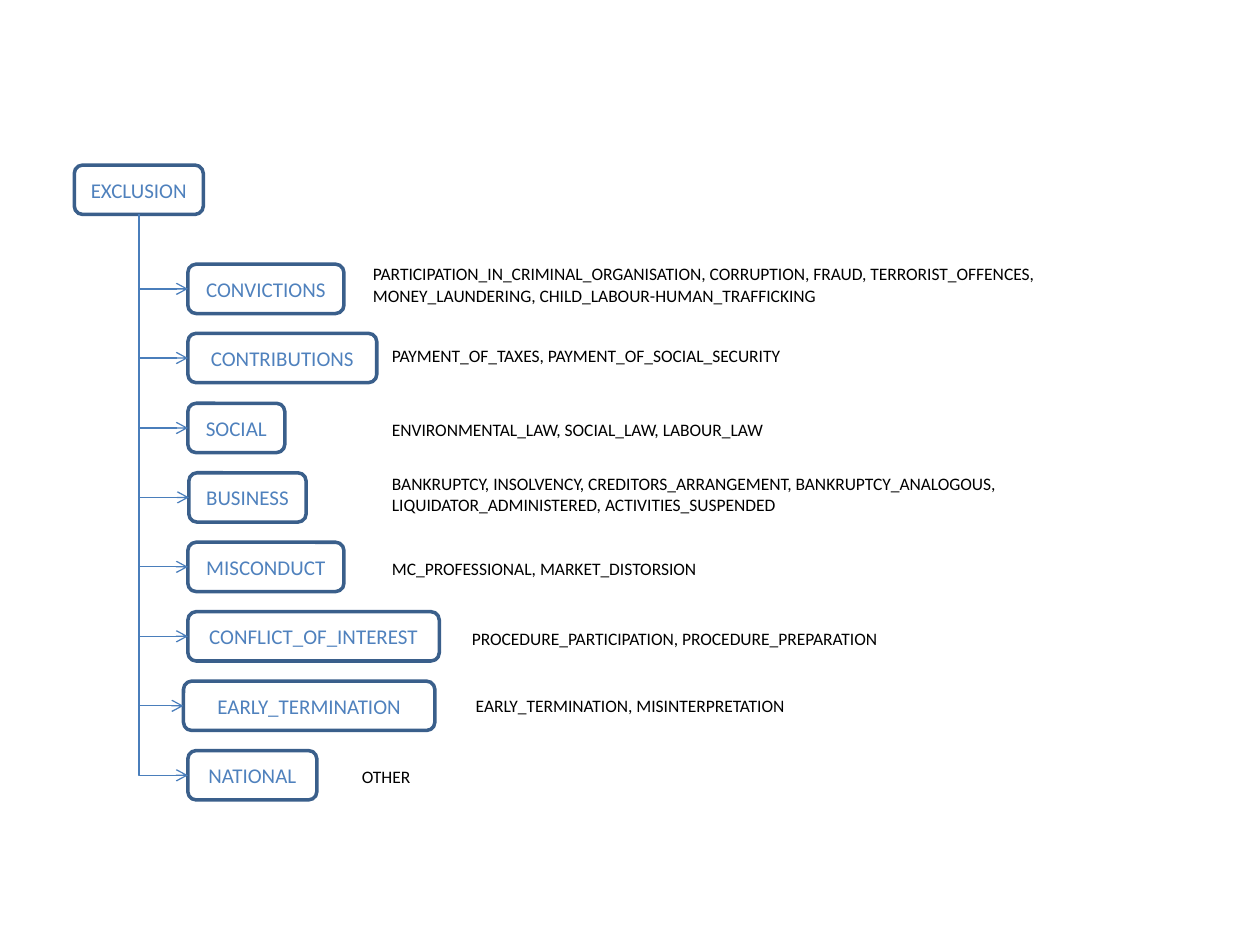
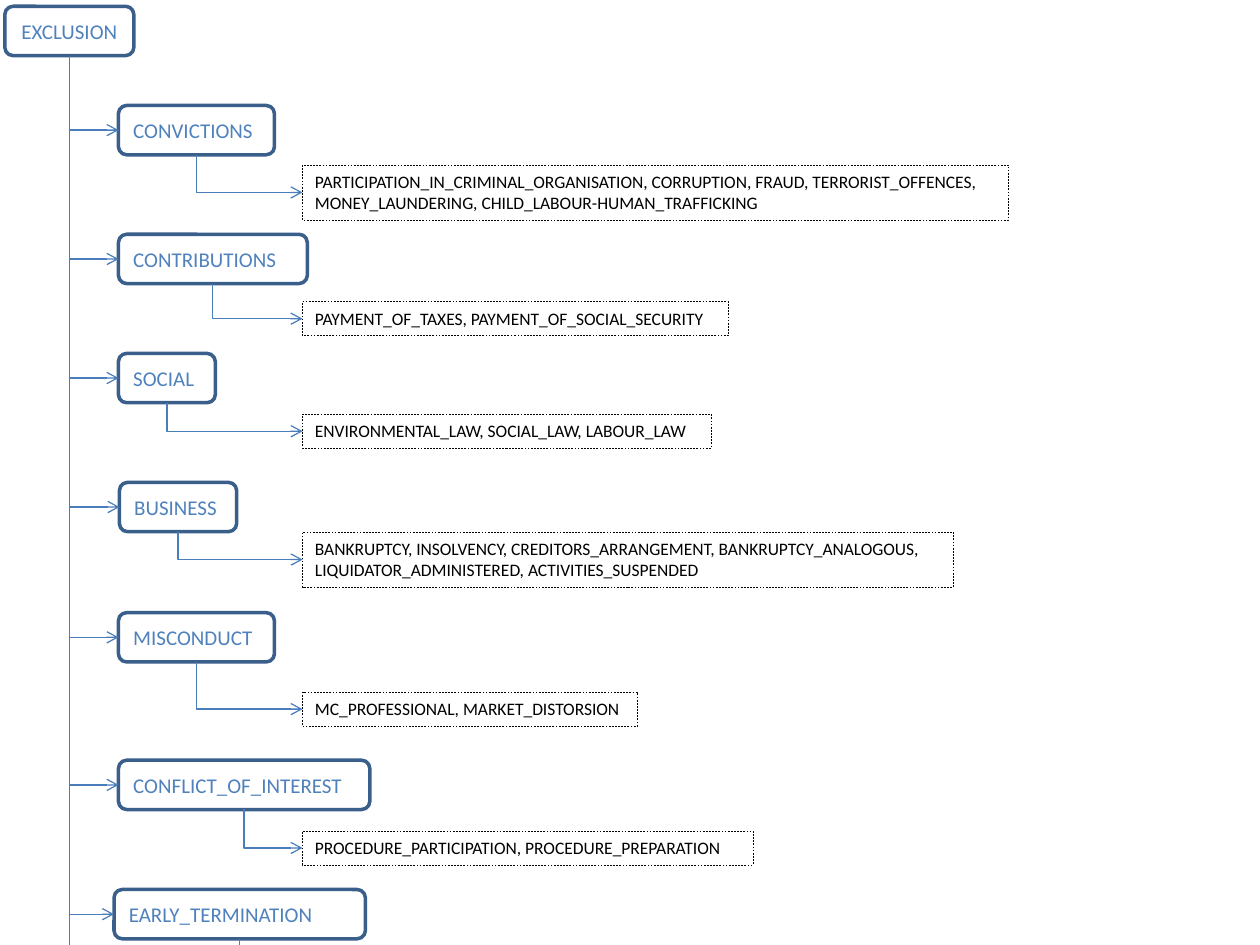
Before and after one commit to OP-TED/ESPD-EDM, a slide deck: slide 5 of docs/src/main/asciidoc/dist/art/rsrcs.pptx. Drawn at 1260x945 pixels with LibreOffice and Linux fonts; fonts in the diff are those of the drawing. Boxes give left, top, right and bottom in pixels: in the first picture for what was removed or moved away, otherwise in the second. Text is boxed around its words. In the diff, an @@ line names an element or a change of style, - is before the commit and + after.

```diff
--- a/docs/src/main/asciidoc/dist/art/rsrcs.pptx
+++ b/docs/src/main/asciidoc/dist/art/rsrcs.pptx
@@ 2 rounded rectangles, 1 elbow arrow moved together from (x1=74, y1=165, x2=344, y2=314) to (x1=5, y1=6, x2=275, y2=155) @@
@@ elbow arrow moved from (139, 214) - (188, 636) to (69, 55) - (118, 785) @@
@@ elbow arrow moved from (139, 214) - (184, 706) to (69, 55) - (115, 915) @@
@@ elbow arrow moved from (139, 214) - (188, 567) to (69, 55) - (118, 638) @@
@@ elbow arrow moved from (139, 214) - (188, 775) to (69, 55) - (118, 945) @@
@@ elbow arrow moved from (139, 214) - (189, 498) to (69, 55) - (120, 507) @@
@@ elbow arrow moved from (139, 214) - (188, 428) to (69, 55) - (118, 378) @@
@@ elbow arrow moved from (139, 214) - (188, 358) to (69, 55) - (118, 260) @@
@@ elbow arrow added from (197, 155) to (302, 193), #4B7EBC 0.75 pt @@
@@ rectangle "PARTICIPATION_IN_CRIMINAL_ORGANISATION, CORRUPTION, FRAUD, T ..." resized from (x1=373, y1=268, x2=1034, y2=305) to (x1=302, y1=165, x2=1008, y2=220) @@
@@ rounded rectangle "CONTRIBUTIONS" moved from (x1=188, y1=334, x2=377, y2=383) to (x1=118, y1=234, x2=307, y2=284) @@
@@ elbow arrow added from (213, 284) to (302, 319), #4B7EBC 0.75 pt @@
@@ rectangle "PAYMENT_OF_TAXES, PAYMENT_OF_SOCIAL_SECURITY" resized from (x1=392, y1=350, x2=780, y2=365) to (x1=302, y1=302, x2=728, y2=336) @@
@@ rounded rectangle "SOCIAL" moved from (x1=188, y1=403, x2=285, y2=452) to (x1=118, y1=354, x2=215, y2=403) @@
@@ elbow arrow added from (166, 403) to (302, 431), #4B7EBC 0.75 pt @@
@@ rectangle "ENVIRONMENTAL_LAW, SOCIAL_LAW, LABOUR_LAW" resized from (x1=392, y1=424, x2=763, y2=439) to (x1=302, y1=415, x2=711, y2=449) @@
@@ rounded rectangle "BUSINESS" moved from (x1=189, y1=472, x2=306, y2=522) to (x1=120, y1=483, x2=237, y2=532) @@
@@ elbow arrow added from (178, 532) to (302, 559), #4B7EBC 0.75 pt @@
@@ rectangle "BANKRUPTCY, INSOLVENCY, CREDITORS_ARRANGEMENT, BANKRUPTCY_AN ..." resized from (x1=392, y1=478, x2=996, y2=514) to (x1=302, y1=532, x2=953, y2=587) @@
@@ rounded rectangle "MISCONDUCT" moved from (x1=188, y1=542, x2=344, y2=591) to (x1=118, y1=612, x2=275, y2=662) @@
@@ elbow arrow added from (197, 662) to (302, 709), #4B7EBC 0.75 pt @@
@@ rectangle "MC_PROFESSIONAL, MARKET_DISTORSION" resized from (x1=392, y1=563, x2=696, y2=578) to (x1=302, y1=692, x2=638, y2=726) @@
@@ text removed at (x1=476, y1=700, x2=784, y2=715) @@
-EARLY_TERMINATION, MISINTERPRETATION
@@ rounded rectangle "CONFLICT_OF_INTEREST" moved from (x1=188, y1=612, x2=438, y2=662) to (x1=118, y1=760, x2=369, y2=809) @@
@@ rounded rectangle removed at (x1=188, y1=751, x2=316, y2=800) @@
-NATIONAL
@@ text removed at (x1=362, y1=771, x2=410, y2=783) @@
-OTHER
@@ elbow arrow added from (244, 809) to (302, 848), #4B7EBC 0.75 pt @@
@@ outline none to #000000 0.25 pt dashed in 6 elements at (x1=302, y1=415, x2=711, y2=449), (x1=302, y1=302, x2=728, y2=336), (x1=302, y1=532, x2=953, y2=587), (x1=302, y1=165, x2=1008, y2=220), (x1=302, y1=692, x2=638, y2=726), (x1=302, y1=832, x2=752, y2=866) @@
@@ rectangle "PROCEDURE_PARTICIPATION, PROCEDURE_PREPARATION" resized from (x1=472, y1=633, x2=877, y2=648) to (x1=302, y1=832, x2=752, y2=866) @@
@@ alignment centre to left in 7 elements at (x1=120, y1=483, x2=237, y2=532), (x1=118, y1=354, x2=215, y2=403), (x1=118, y1=612, x2=275, y2=662), (x1=118, y1=234, x2=307, y2=284), (x1=118, y1=760, x2=369, y2=809), (x1=118, y1=106, x2=275, y2=155), (x1=115, y1=890, x2=365, y2=939) @@
@@ rounded rectangle "EARLY_TERMINATION" moved from (x1=184, y1=682, x2=435, y2=731) to (x1=115, y1=890, x2=365, y2=939) @@
@@ elbow arrow added from (239, 939) to (302, 945), #4B7EBC 0.75 pt @@
```
Also in this commit, not shown: 1 slide added, 19 other files.
